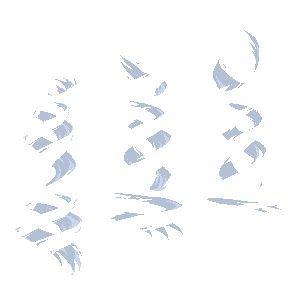
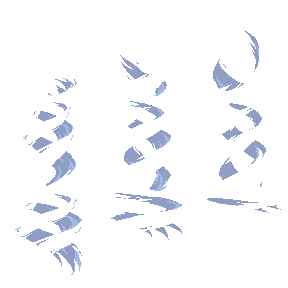
Two versions of the same layered image (288x288). Layer-by-layer changes:
added layer "Layer 1" (60%) above "Layer 0" over <box>15,30,281,275</box>
hid "Layer 0", opacity 40% → 60%, painted on it over <box>15,30,281,275</box>
